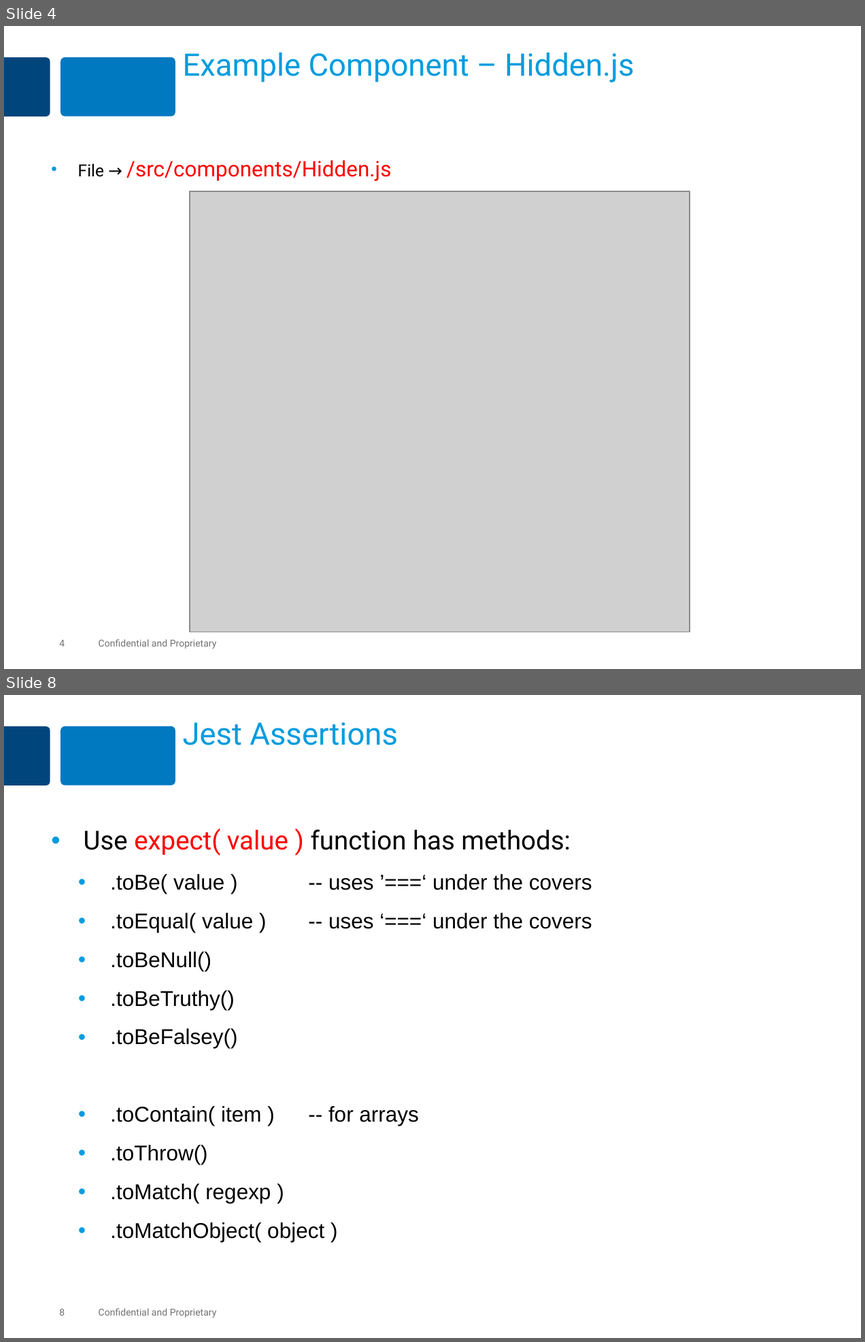
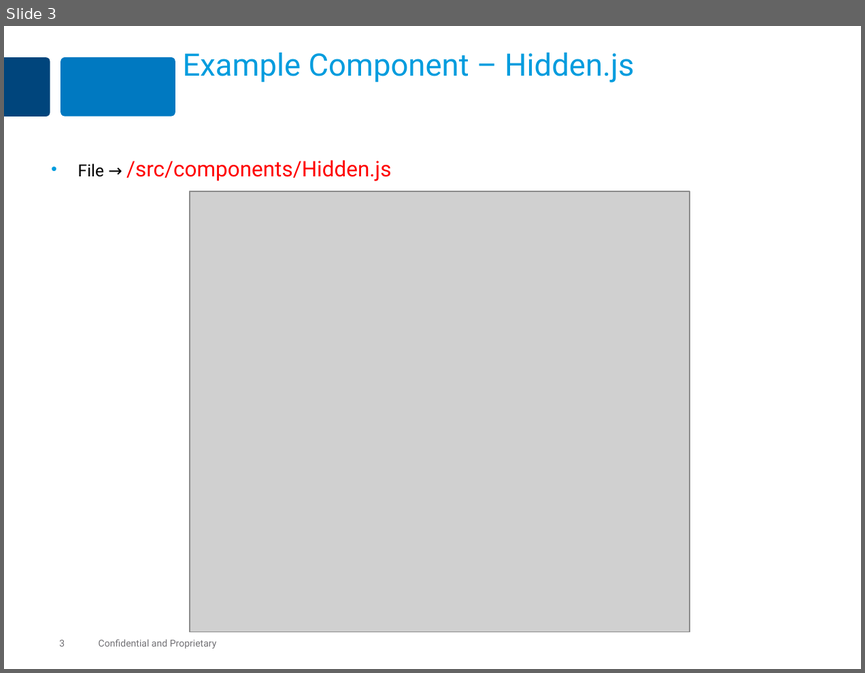
Before and after one commit to MaxMillington/react_practice, a slide deck: lesson-react-60-debugging/react-debugging.pptx. Shown one above the other, each under a label of ours: slides 4 and 8 before the commit, slide 3 after it; the slides between them are not shown. The pictures are 865x1342 and 865x673 pixels, drawn with LibreOffice and Linux fonts; fonts in the diff are those of the drawing; grey boxes stand for pictures. Boxes give left, top, right and bottom in pixels: in the first picture for what was removed or moved away, otherwise in the second. Text is boxed around its words. In the diff, an @@ line names an element or a change of style, - is before the commit and + after.

```diff
--- a/lesson-react-60-debugging/react-debugging.pptx
+++ b/lesson-react-60-debugging/react-debugging.pptx
@@ slide 8 removed at (4,695,861,1338), background #FFFFFF; not listed: 4 template elements that a slide beside it also shows @@
@@ title removed at (183,722,398,745) @@
-Jest Assertions
@@ text removed at (84,828,592,1242) @@
-• Use expect( value ) function has methods:
-  • .toBe( value ) -- uses ’===‘ under the covers
-  • .toEqual( value ) -- uses ‘===‘ under the covers
-  • .toBeNull()
-  • .toBeTruthy()
-  • .toBeFalsey()
-  • .toContain( item ) -- for arrays
-  • .toThrow()
-  • .toMatch( regexp )
-  • .toMatchObject( object )
@@ what was slide 4 is now slide 3 @@
@@ page number at (59,639,65,646): text changed @@
-4
+3
```
Also in this commit, not shown: 3 slides changed, 6 slides added, 25 other slides removed, 37 other files.
